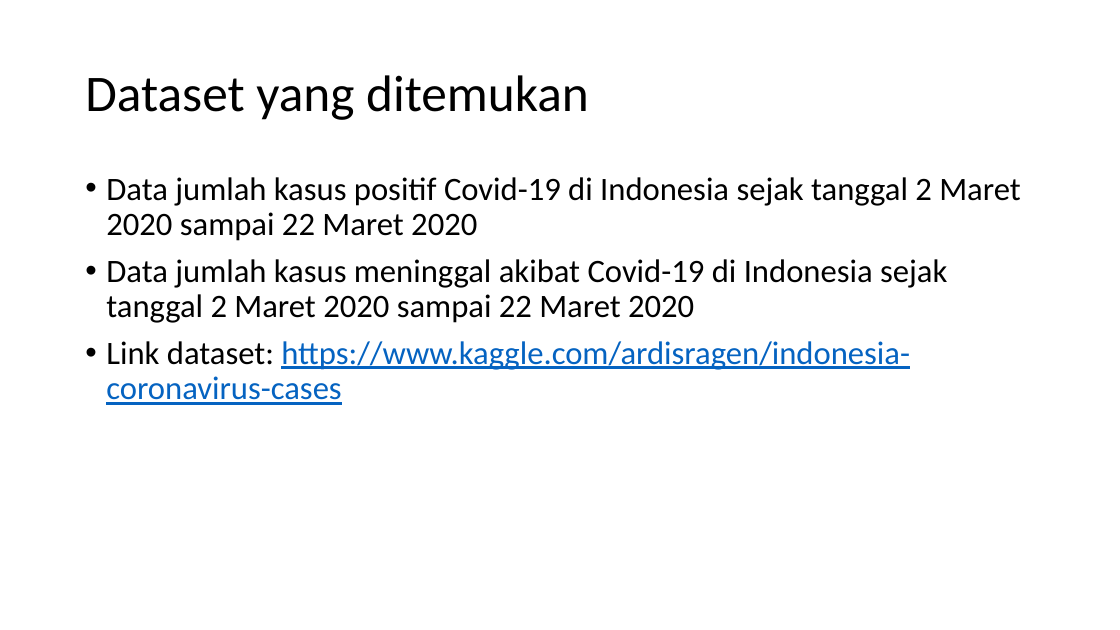
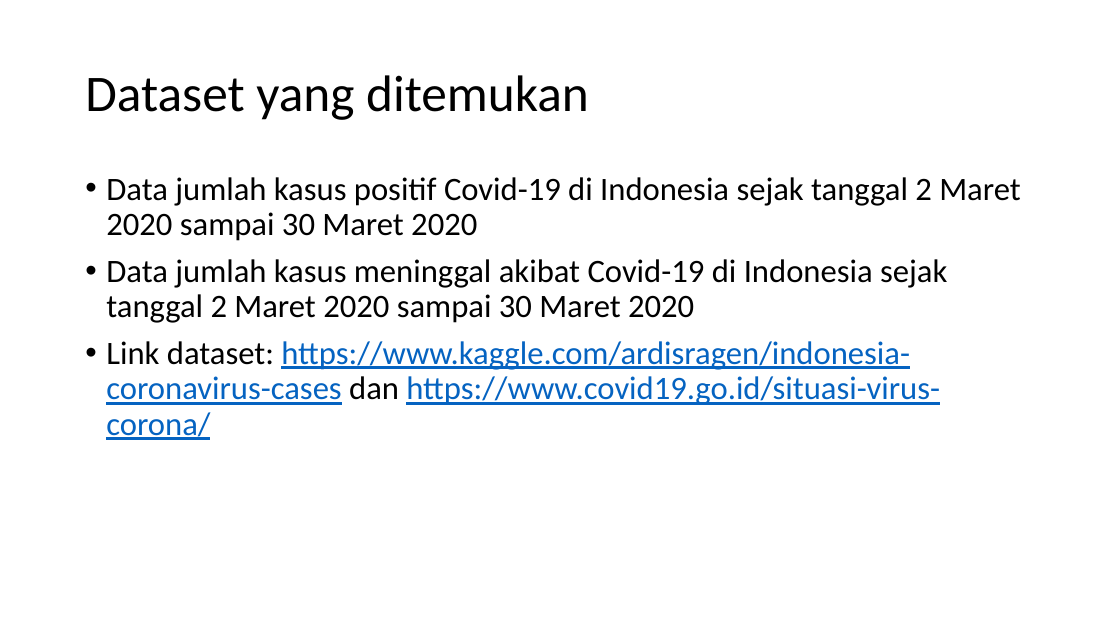
Before and after one commit to andreasnovian/IF5175-ADB-Covid19, a slide deck: slide 4 of PPT-ADB-Predicting Covid19 death cases in Indonesia.pptx. Drawn at 1120x630 pixels with LibreOffice and Linux fonts; fonts in the diff are those of the drawing. Boxes give left, top, right and bottom in pixels: in the first picture for what was removed or moved away, otherwise in the second. Text is boxed around its words. In the diff, an @@ line names an element or a change of style, - is before the commit and + after.

Commit message:
Update data sampai 30 Maret 2020

```diff
--- a/PPT-ADB-Predicting Covid19 death cases in Indonesia.pptx
+++ b/PPT-ADB-Predicting Covid19 death cases in Indonesia.pptx
@@ text at bbox=[106, 177, 1020, 440]: text changed @@
-• Data jumlah kasus positif Covid-19 di Indonesia sejak tanggal 2 Maret 2020 sampai 22 Maret 2020
-• Data jumlah kasus meninggal akibat Covid-19 di Indonesia sejak tanggal 2 Maret 2020 sampai 22 Maret 2020
-• Link dataset: https://www.kaggle.com/ardisragen/indonesia-coronavirus-cases
+• Data jumlah kasus positif Covid-19 di Indonesia sejak tanggal 2 Maret 2020 sampai 30 Maret 2020
+• Data jumlah kasus meninggal akibat Covid-19 di Indonesia sejak tanggal 2 Maret 2020 sampai 30 Maret 2020
+• Link dataset: https://www.kaggle.com/ardisragen/indonesia-coronavirus-cases dan https://www.covid19.go.id/situasi-virus-corona/
```
Also in this commit, not shown: 3 other slides changed, 1 slide added, 15 other files.
